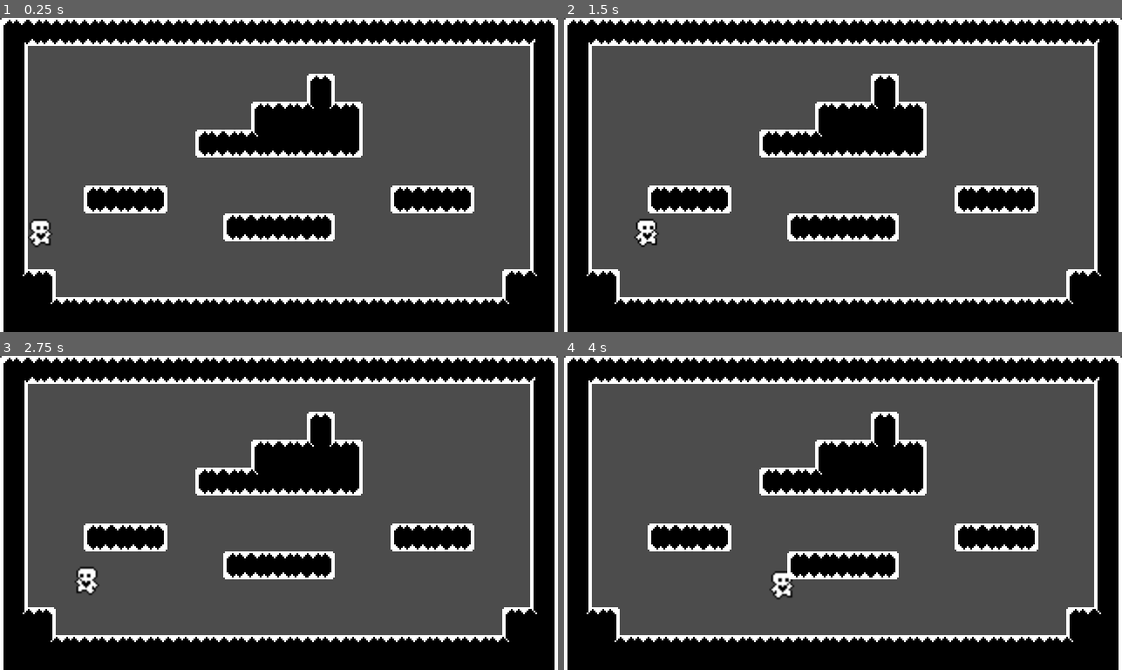
Above: before the commit, frames 1-4 (two rows, left to right).
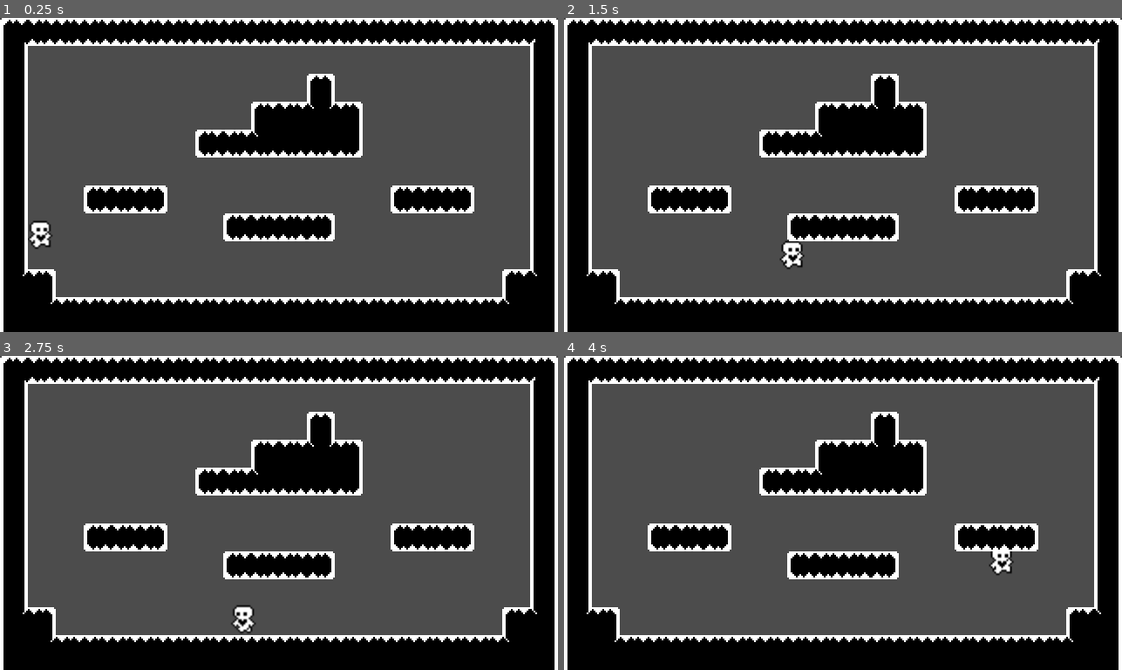
Above: after the commit, the same moments.

Repository: MachadoLhes/TagChaseGame
Game: Godot game, scene res://scenes/World.tscn
The game is run twice, just before and just after one commit, with the same random seed, the same clock (stepped at 60 frames per second) and the same inputs.
Inputs:
- Up to frame 1 (0.25 s): no input
- Up to frame 2 (1.5 s): hold Right (ui_right) from 0.53 s (still down); tap Up (ui_up) at 0.6, 0.77, 1.07, 1.35 s
- Up to frame 3 (2.75 s): tap Up (ui_up) at 1.52, 1.82, 2.1 s; release Right (ui_right) at 2.03 s; hold Left (ui_left) from 2.03 s (still down)
- Up to frame 4 (4 s): release Left (ui_left) at 2.78 s; hold Right (ui_right) from 2.78 s (still down); tap Up (ui_up) at 2.85, 3.02, 3.32, 3.6, 3.77 s

The runs differ from the first frame. In frame 1, 0.2% of the frame differs, in the area x 5-10%, y 63-74%; in frame 2, 0.6%, in the area x 12-44%, y 63-80%; in frame 3, 0.5%; in frame 4, 0.5%.

Commit message:
add walljump and wallclimb physics

Diff:
--- a/scenes/Player.gd
+++ b/scenes/Player.gd
@@ -1,11 +1,13 @@
 extends KinematicBody2D
 
-const ACCEL = 850
-const MAX_SPEED = 85
+const ACCEL = 1000
+const MAX_SPEED = 120
 const FRICTION = 0.25
-const AIR_RESIST = 0.02
-const GRAVITY = 250
-const JUMP_FORCE = 128
+const WALL_FRICTION = 0.1
+const WALL_REPULSE = 250
+const AIR_RESIST = 0.01
+const GRAVITY = 280
+const JUMP_FORCE = 160
 
 var motion = Vector2.ZERO
 var double_jump = 0
@@ -32,6 +34,7 @@
 			motion.x = lerp(motion.x, 0, FRICTION)
 		if Input.is_action_just_pressed("ui_up"):
 			motion.y = -JUMP_FORCE
+
 	else:
 		animation_player.play("Jump")
 		if Input.is_action_just_released("ui_up") and motion.y < -JUMP_FORCE/2:
@@ -43,4 +46,13 @@
 		if x_input == 0:
 			motion.x = lerp(motion.x, 0, AIR_RESIST)
 
+	if is_on_wall():
+		motion.y = lerp(motion.y, 0, WALL_FRICTION)
+		if Input.is_action_just_pressed("ui_up"):
+			if x_input < 0:
+				motion.x += WALL_REPULSE
+			else:
+				motion.x -= WALL_REPULSE
+			motion.y = -JUMP_FORCE
+
 	motion = move_and_slide(motion, Vector2.UP)
--- a/scenes/Player.tscn
+++ b/scenes/Player.tscn
@@ -62,7 +62,6 @@
 position = Vector2( 0, -10 )
 texture = ExtResource( 1 )
 hframes = 7
-frame = 6
 
 [node name="CollisionShape2D" type="CollisionShape2D" parent="."]
 position = Vector2( 0, -7 )
--- a/scenes/World.tscn
+++ b/scenes/World.tscn
@@ -3,6 +3,9 @@
 [ext_resource path="res://assets/Tileset.png" type="Texture" id=1]
 [ext_resource path="res://scenes/Player.tscn" type="PackedScene" id=2]
 
+[sub_resource type="ConvexPolygonShape2D" id=1]
+points = PoolVector2Array( 0, 0, 16, 0, 16, 16, 0, 16 )
+
 [sub_resource type="ConvexPolygonShape2D" id=2]
 points = PoolVector2Array( 0, 0, 16, 0, 16, 16, 0, 16 )
 
@@ -141,10 +144,7 @@
 [sub_resource type="ConvexPolygonShape2D" id=47]
 points = PoolVector2Array( 0, 0, 16, 0, 16, 16, 0, 16 )
 
-[sub_resource type="ConvexPolygonShape2D" id=48]
-points = PoolVector2Array( 0, 0, 16, 0, 16, 16, 0, 16 )
-
-[sub_resource type="TileSet" id=49]
+[sub_resource type="TileSet" id=48]
 0/name = "Tileset.png 0"
 0/texture = ExtResource( 1 )
 0/tex_offset = Vector2( 0, 0 )
@@ -166,283 +166,283 @@
 "autotile_coord": Vector2( 0, 0 ),
 "one_way": false,
 "one_way_margin": 1.0,
+"shape": SubResource( 1 ),
+"shape_transform": Transform2D( 1, 0, 0, 1, 0, 0 )
+}, {
+"autotile_coord": Vector2( 1, 0 ),
+"one_way": false,
+"one_way_margin": 1.0,
 "shape": SubResource( 2 ),
 "shape_transform": Transform2D( 1, 0, 0, 1, 0, 0 )
 }, {
-"autotile_coord": Vector2( 1, 0 ),
+"autotile_coord": Vector2( 2, 0 ),
 "one_way": false,
 "one_way_margin": 1.0,
 "shape": SubResource( 3 ),
 "shape_transform": Transform2D( 1, 0, 0, 1, 0, 0 )
 }, {
-"autotile_coord": Vector2( 2, 0 ),
+"autotile_coord": Vector2( 3, 0 ),
 "one_way": false,
 "one_way_margin": 1.0,
 "shape": SubResource( 4 ),
 "shape_transform": Transform2D( 1, 0, 0, 1, 0, 0 )
 }, {
-"autotile_coord": Vector2( 3, 0 ),
+"autotile_coord": Vector2( 4, 0 ),
 "one_way": false,
 "one_way_margin": 1.0,
 "shape": SubResource( 5 ),
 "shape_transform": Transform2D( 1, 0, 0, 1, 0, 0 )
 }, {
-"autotile_coord": Vector2( 4, 0 ),
+"autotile_coord": Vector2( 5, 0 ),
 "one_way": false,
 "one_way_margin": 1.0,
 "shape": SubResource( 6 ),
 "shape_transform": Transform2D( 1, 0, 0, 1, 0, 0 )
 }, {
-"autotile_coord": Vector2( 5, 0 ),
+"autotile_coord": Vector2( 6, 0 ),
 "one_way": false,
 "one_way_margin": 1.0,
 "shape": SubResource( 7 ),
 "shape_transform": Transform2D( 1, 0, 0, 1, 0, 0 )
 }, {
-"autotile_coord": Vector2( 6, 0 ),
+"autotile_coord": Vector2( 7, 0 ),
 "one_way": false,
 "one_way_margin": 1.0,
 "shape": SubResource( 8 ),
 "shape_transform": Transform2D( 1, 0, 0, 1, 0, 0 )
 }, {
-"autotile_coord": Vector2( 7, 0 ),
+"autotile_coord": Vector2( 8, 0 ),
 "one_way": false,
 "one_way_margin": 1.0,
 "shape": SubResource( 9 ),
 "shape_transform": Transform2D( 1, 0, 0, 1, 0, 0 )
 }, {
-"autotile_coord": Vector2( 8, 0 ),
+"autotile_coord": Vector2( 9, 0 ),
 "one_way": false,
 "one_way_margin": 1.0,
 "shape": SubResource( 10 ),
 "shape_transform": Transform2D( 1, 0, 0, 1, 0, 0 )
 }, {
-"autotile_coord": Vector2( 9, 0 ),
+"autotile_coord": Vector2( 9, 1 ),
 "one_way": false,
 "one_way_margin": 1.0,
 "shape": SubResource( 11 ),
 "shape_transform": Transform2D( 1, 0, 0, 1, 0, 0 )
 }, {
-"autotile_coord": Vector2( 9, 1 ),
+"autotile_coord": Vector2( 8, 1 ),
 "one_way": false,
 "one_way_margin": 1.0,
 "shape": SubResource( 12 ),
 "shape_transform": Transform2D( 1, 0, 0, 1, 0, 0 )
 }, {
-"autotile_coord": Vector2( 8, 1 ),
+"autotile_coord": Vector2( 7, 1 ),
 "one_way": false,
 "one_way_margin": 1.0,
 "shape": SubResource( 13 ),
 "shape_transform": Transform2D( 1, 0, 0, 1, 0, 0 )
 }, {
-"autotile_coord": Vector2( 7, 1 ),
+"autotile_coord": Vector2( 6, 1 ),
 "one_way": false,
 "one_way_margin": 1.0,
 "shape": SubResource( 14 ),
 "shape_transform": Transform2D( 1, 0, 0, 1, 0, 0 )
 }, {
-"autotile_coord": Vector2( 6, 1 ),
+"autotile_coord": Vector2( 5, 1 ),
 "one_way": false,
 "one_way_margin": 1.0,
 "shape": SubResource( 15 ),
 "shape_transform": Transform2D( 1, 0, 0, 1, 0, 0 )
 }, {
-"autotile_coord": Vector2( 5, 1 ),
+"autotile_coord": Vector2( 4, 1 ),
 "one_way": false,
 "one_way_margin": 1.0,
 "shape": SubResource( 16 ),
 "shape_transform": Transform2D( 1, 0, 0, 1, 0, 0 )
 }, {
-"autotile_coord": Vector2( 4, 1 ),
+"autotile_coord": Vector2( 3, 1 ),
 "one_way": false,
 "one_way_margin": 1.0,
 "shape": SubResource( 17 ),
 "shape_transform": Transform2D( 1, 0, 0, 1, 0, 0 )
 }, {
-"autotile_coord": Vector2( 3, 1 ),
+"autotile_coord": Vector2( 2, 1 ),
 "one_way": false,
 "one_way_margin": 1.0,
 "shape": SubResource( 18 ),
 "shape_transform": Transform2D( 1, 0, 0, 1, 0, 0 )
 }, {
-"autotile_coord": Vector2( 2, 1 ),
+"autotile_coord": Vector2( 1, 1 ),
 "one_way": false,
 "one_way_margin": 1.0,
 "shape": SubResource( 19 ),
 "shape_transform": Transform2D( 1, 0, 0, 1, 0, 0 )
 }, {
-"autotile_coord": Vector2( 1, 1 ),
+"autotile_coord": Vector2( 0, 1 ),
 "one_way": false,
 "one_way_margin": 1.0,
 "shape": SubResource( 20 ),
 "shape_transform": Transform2D( 1, 0, 0, 1, 0, 0 )
 }, {
-"autotile_coord": Vector2( 0, 1 ),
+"autotile_coord": Vector2( 0, 2 ),
 "one_way": false,
 "one_way_margin": 1.0,
 "shape": SubResource( 21 ),
 "shape_transform": Transform2D( 1, 0, 0, 1, 0, 0 )
 }, {
-"autotile_coord": Vector2( 0, 2 ),
+"autotile_coord": Vector2( 1, 2 ),
 "one_way": false,
 "one_way_margin": 1.0,
 "shape": SubResource( 22 ),
 "shape_transform": Transform2D( 1, 0, 0, 1, 0, 0 )
 }, {
-"autotile_coord": Vector2( 1, 2 ),
+"autotile_coord": Vector2( 2, 2 ),
 "one_way": false,
 "one_way_margin": 1.0,
 "shape": SubResource( 23 ),
 "shape_transform": Transform2D( 1, 0, 0, 1, 0, 0 )
 }, {
-"autotile_coord": Vector2( 2, 2 ),
+"autotile_coord": Vector2( 3, 2 ),
 "one_way": false,
 "one_way_margin": 1.0,
 "shape": SubResource( 24 ),
 "shape_transform": Transform2D( 1, 0, 0, 1, 0, 0 )
 }, {
-"autotile_coord": Vector2( 3, 2 ),
+"autotile_coord": Vector2( 4, 2 ),
 "one_way": false,
 "one_way_margin": 1.0,
 "shape": SubResource( 25 ),
 "shape_transform": Transform2D( 1, 0, 0, 1, 0, 0 )
 }, {
-"autotile_coord": Vector2( 4, 2 ),
+"autotile_coord": Vector2( 5, 2 ),
 "one_way": false,
 "one_way_margin": 1.0,
 "shape": SubResource( 26 ),
 "shape_transform": Transform2D( 1, 0, 0, 1, 0, 0 )
 }, {
-"autotile_coord": Vector2( 5, 2 ),
+"autotile_coord": Vector2( 6, 2 ),
 "one_way": false,
 "one_way_margin": 1.0,
 "shape": SubResource( 27 ),
 "shape_transform": Transform2D( 1, 0, 0, 1, 0, 0 )
 }, {
-"autotile_coord": Vector2( 6, 2 ),
+"autotile_coord": Vector2( 7, 2 ),
 "one_way": false,
 "one_way_margin": 1.0,
 "shape": SubResource( 28 ),
 "shape_transform": Transform2D( 1, 0, 0, 1, 0, 0 )
 }, {
-"autotile_coord": Vector2( 7, 2 ),
+"autotile_coord": Vector2( 8, 2 ),
 "one_way": false,
 "one_way_margin": 1.0,
 "shape": SubResource( 29 ),
 "shape_transform": Transform2D( 1, 0, 0, 1, 0, 0 )
 }, {
-"autotile_coord": Vector2( 8, 2 ),
+"autotile_coord": Vector2( 9, 2 ),
 "one_way": false,
 "one_way_margin": 1.0,
 "shape": SubResource( 30 ),
 "shape_transform": Transform2D( 1, 0, 0, 1, 0, 0 )
 }, {
-"autotile_coord": Vector2( 9, 2 ),
+"autotile_coord": Vector2( 10, 2 ),
 "one_way": false,
 "one_way_margin": 1.0,
 "shape": SubResource( 31 ),
 "shape_transform": Transform2D( 1, 0, 0, 1, 0, 0 )
 }, {
-"autotile_coord": Vector2( 10, 2 ),
+"autotile_coord": Vector2( 10, 3 ),
 "one_way": false,
 "one_way_margin": 1.0,
 "shape": SubResource( 32 ),
 "shape_transform": Transform2D( 1, 0, 0, 1, 0, 0 )
 }, {
-"autotile_coord": Vector2( 10, 3 ),
+"autotile_coord": Vector2( 9, 3 ),
 "one_way": false,
 "one_way_margin": 1.0,
 "shape": SubResource( 33 ),
 "shape_transform": Transform2D( 1, 0, 0, 1, 0, 0 )
 }, {
-"autotile_coord": Vector2( 9, 3 ),
+"autotile_coord": Vector2( 8, 3 ),
 "one_way": false,
 "one_way_margin": 1.0,
 "shape": SubResource( 34 ),
 "shape_transform": Transform2D( 1, 0, 0, 1, 0, 0 )
 }, {
-"autotile_coord": Vector2( 8, 3 ),
+"autotile_coord": Vector2( 7, 3 ),
 "one_way": false,
 "one_way_margin": 1.0,
 "shape": SubResource( 35 ),
 "shape_transform": Transform2D( 1, 0, 0, 1, 0, 0 )
 }, {
-"autotile_coord": Vector2( 7, 3 ),
+"autotile_coord": Vector2( 6, 3 ),
 "one_way": false,
 "one_way_margin": 1.0,
 "shape": SubResource( 36 ),
 "shape_transform": Transform2D( 1, 0, 0, 1, 0, 0 )
 }, {
-"autotile_coord": Vector2( 6, 3 ),
+"autotile_coord": Vector2( 5, 3 ),
 "one_way": false,
 "one_way_margin": 1.0,
 "shape": SubResource( 37 ),
 "shape_transform": Transform2D( 1, 0, 0, 1, 0, 0 )
 }, {
-"autotile_coord": Vector2( 5, 3 ),
+"autotile_coord": Vector2( 4, 3 ),
 "one_way": false,
 "one_way_margin": 1.0,
 "shape": SubResource( 38 ),
 "shape_transform": Transform2D( 1, 0, 0, 1, 0, 0 )
 }, {
-"autotile_coord": Vector2( 4, 3 ),
+"autotile_coord": Vector2( 3, 3 ),
 "one_way": false,
 "one_way_margin": 1.0,
 "shape": SubResource( 39 ),
 "shape_transform": Transform2D( 1, 0, 0, 1, 0, 0 )
 }, {
-"autotile_coord": Vector2( 3, 3 ),
+"autotile_coord": Vector2( 2, 3 ),
 "one_way": false,
 "one_way_margin": 1.0,
 "shape": SubResource( 40 ),
 "shape_transform": Transform2D( 1, 0, 0, 1, 0, 0 )
 }, {
-"autotile_coord": Vector2( 2, 3 ),
+"autotile_coord": Vector2( 1, 3 ),
 "one_way": false,
 "one_way_margin": 1.0,
 "shape": SubResource( 41 ),
 "shape_transform": Transform2D( 1, 0, 0, 1, 0, 0 )
 }, {
-"autotile_coord": Vector2( 1, 3 ),
+"autotile_coord": Vector2( 0, 3 ),
 "one_way": false,
 "one_way_margin": 1.0,
 "shape": SubResource( 42 ),
 "shape_transform": Transform2D( 1, 0, 0, 1, 0, 0 )
 }, {
-"autotile_coord": Vector2( 0, 3 ),
+"autotile_coord": Vector2( 4, 4 ),
 "one_way": false,
 "one_way_margin": 1.0,
 "shape": SubResource( 43 ),
 "shape_transform": Transform2D( 1, 0, 0, 1, 0, 0 )
 }, {
-"autotile_coord": Vector2( 4, 4 ),
+"autotile_coord": Vector2( 5, 4 ),
 "one_way": false,
 "one_way_margin": 1.0,
 "shape": SubResource( 44 ),
 "shape_transform": Transform2D( 1, 0, 0, 1, 0, 0 )
 }, {
-"autotile_coord": Vector2( 5, 4 ),
+"autotile_coord": Vector2( 6, 4 ),
 "one_way": false,
 "one_way_margin": 1.0,
 "shape": SubResource( 45 ),
 "shape_transform": Transform2D( 1, 0, 0, 1, 0, 0 )
 }, {
-"autotile_coord": Vector2( 6, 4 ),
+"autotile_coord": Vector2( 7, 4 ),
 "one_way": false,
 "one_way_margin": 1.0,
 "shape": SubResource( 46 ),
 "shape_transform": Transform2D( 1, 0, 0, 1, 0, 0 )
 }, {
-"autotile_coord": Vector2( 7, 4 ),
+"autotile_coord": Vector2( 8, 4 ),
 "one_way": false,
 "one_way_margin": 1.0,
 "shape": SubResource( 47 ),
-"shape_transform": Transform2D( 1, 0, 0, 1, 0, 0 )
-}, {
-"autotile_coord": Vector2( 8, 4 ),
-"one_way": false,
-"one_way_margin": 1.0,
-"shape": SubResource( 48 ),
 "shape_transform": Transform2D( 1, 0, 0, 1, 0, 0 )
 } ]
 0/z_index = 0
Not shown: 1 places in scenes/World.tscn that only renumber resources
